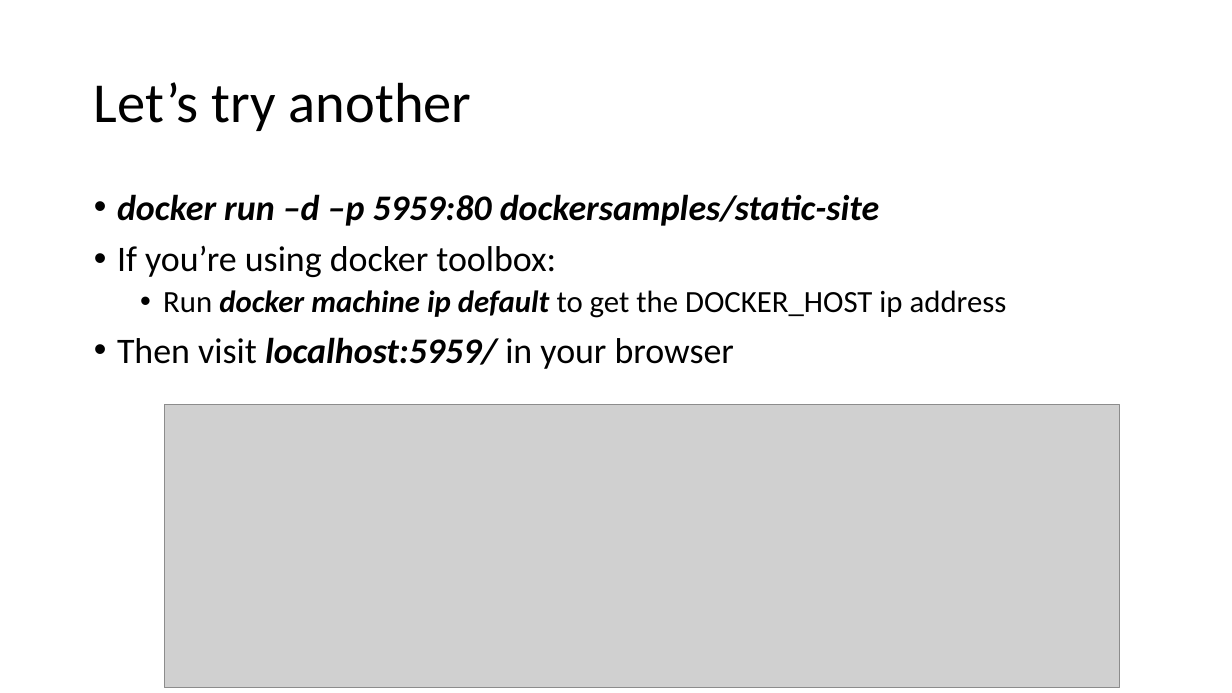
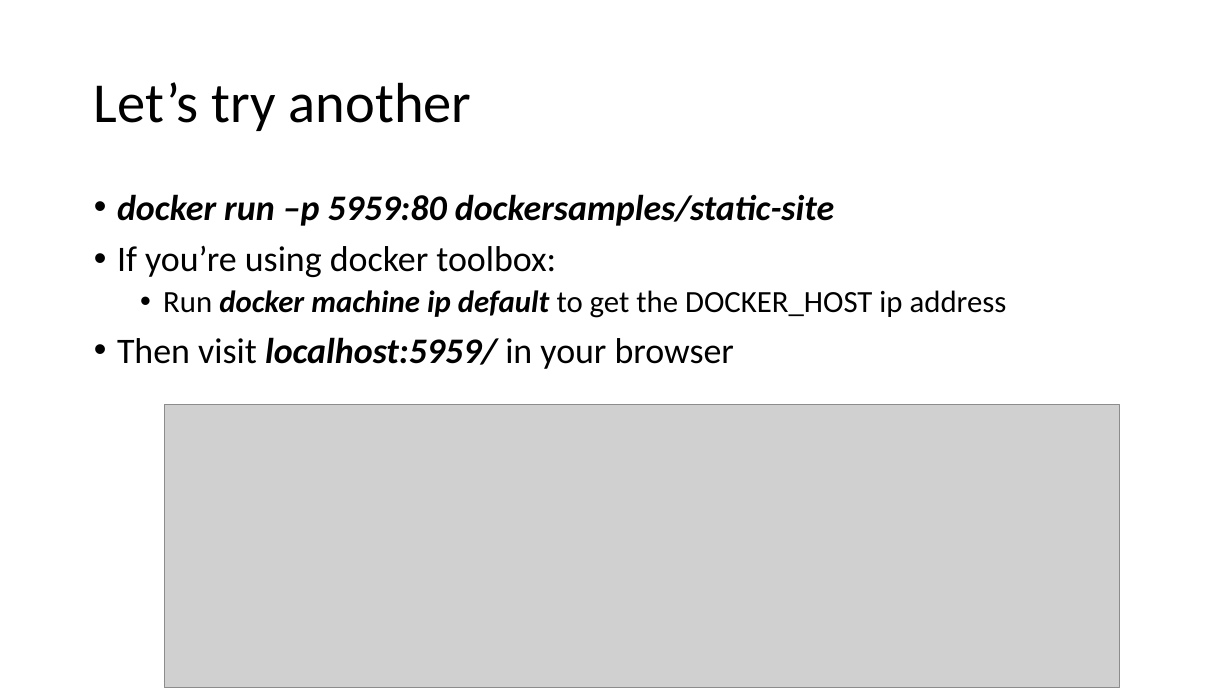
Before and after one commit to pavlosmcg/docker101, a slide deck: slide 9 of Docker 101.pptx. Drawn at 1232x693 pixels with LibreOffice and Linux fonts; fonts in the diff are those of the drawing; grey boxes stand for pictures. Boxes give left, top, right and bottom in pixels: in the first picture for what was removed or moved away, otherwise in the second. Text is boxed around its words. In the diff, an @@ line names an element or a change of style, - is before the commit and + after.

Commit message:
Update presentation

```diff
--- a/Docker 101.pptx
+++ b/Docker 101.pptx
@@ text at [117, 194, 834, 226]: text changed @@
-• docker run –d –p 5959:80 dockersamples/static-site
+• docker run –p 5959:80 dockersamples/static-site
```
